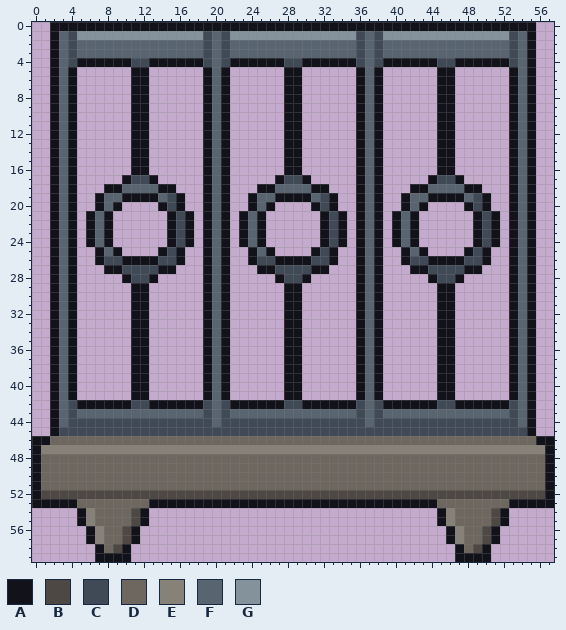
Two states of a pixel-art file, art/source/dt_roofs/town_balcony56.aseprite. This is how it looked before the edit.
58x60 pixels, 1 frame.
Palette (. is transparent): A #12121a  B #4d4844  C #404a56  D #6e675f  E #878278  F #586470  G #84929c
Pixels before (only the part around the change), first column x 0:
 6 ..AFA......AA......AFA......AA......AFA......AA......AFA..
 7 ..AFA......AA......AFA......AA......AFA......AA......AFA..
 8 ..AFA......AA......AFA......AA......AFA......AA......AFA..
 9 ..AFA......AA......AFA......AA......AFA......AA......AFA..
10 ..AFA......AA......AFA......AA......AFA......AA......AFA..
11 ..AFA......AA......AFA......AA......AFA......AA......AFA..
12 ..AFA......AA......AFA......AA......AFA......AA......AFA..
13 ..AFA......AA......AFA......AA......AFA......AA......AFA..
14 ..AFA......AA......AFA......AA......AFA......AA......AFA..
15 ..AFA......AA......AFA......AA......AFA......AA......AFA..
16 ..AFA......AA......AFA......AA......AFA......AA......AFA..
17 ..AFA.....ACCA.....AFA.....ACCA.....AFA.....ACCA.....AFA..
18 ..AFA...AAFFFFAA...AFA...AAFFFFAA...AFA...AAFFFFAA...AFA..
19 ..AFA..AFFAAAAFCA..AFA..AFFAAAAFCA..AFA..AFFAAAAFCA..AFA..
20 ..AFA..AFA....ACA..AFA..AFA....ACA..AFA..AFA....ACA..AFA..
21 ..AFA.AFA......ACA.AFA.AFA......ACA.AFA.AFA......ACA.AFA..
22 ..AFA.AFA......ACA.AFA.AFA......ACA.AFA.AFA......ACA.AFA..
23 ..AFA.AFA......ACA.AFA.AFA......ACA.AFA.AFA......ACA.AFA..
24 ..AFA.AFA......ACA.AFA.AFA......ACA.AFA.AFA......ACA.AFA..
25 ..AFA..AFA....ACA..AFA..AFA....ACA..AFA..AFA....ACA..AFA..
26 ..AFA..ACCAAAACCA..AFA..ACCAAAACCA..AFA..ACCAAAACCA..AFA..
27 ..AFA...AACCCCAA...AFA...AACCCCAA...AFA...AACCCCAA...AFA..
28 ..AFA.....ACCA.....AFA.....ACCA.....AFA.....ACCA.....AFA..
29 ..AFA......AA......AFA......AA......AFA......AA......AFA..
30 ..AFA......AA......AFA......AA......AFA......AA......AFA..
31 ..AFA......AA......AFA......AA......AFA......AA......AFA..
32 ..AFA......AA......AFA......AA......AFA......AA......AFA..
33 ..AFA......AA......AFA......AA......AFA......AA......AFA..
34 ..AFA......AA......AFA......AA......AFA......AA......AFA..
35 ..AFA......AA......AFA......AA......AFA......AA......AFA..
36 ..AFA......AA......AFA......AA......AFA......AA......AFA..
37 ..AFA......AA......AFA......AA......AFA......AA......AFA..
38 ..AFA......AA......AFA......AA......AFA......AA......AFA..
39 ..AFA......AA......AFA......AA......AFA......AA......AFA..
40 ..AFA......AA......AFA......AA......AFA......AA......AFA..
41 ..AFA......AA......AFA......AA......AFA......AA......AFA..
42 ..AFCAAAAAACCAAAAAACFCAAAAAACCAAAAAACFCAAAAAACCAAAAAACFA..
43 ..AFCFFFFFFFFFFFFFFCFCFFFFFFFFFFFFFFCFCFFFFFFFFFFFFFFCFA..
44 ..AFCCCCCCCCCCCCCCCCFCCCCCCCCCCCCCCCCFCCCCCCCCCCCCCCCCFA..
45 ..ACCCCCCCCCCCCCCCCCCCCCCCCCCCCCCCCCCCCCCCCCCCCCCCCCCCCA..
46 AADDDDDDDDDDDDDDDDDDDDDDDDDDDDDDDDDDDDDDDDDDDDDDDDDDDDDDAA
47 AEEEEEEEEEEEEEEEEEEEEEEEEEEEEEEEEEEEEEEEEEEEEEEEEEEEEEEEEA
48 ADDDDDDDDDDDDDDDDDDDDDDDDDDDDDDDDDDDDDDDDDDDDDDDDDDDDDDDDA
49 ADDDDDDDDDDDDDDDDDDDDDDDDDDDDDDDDDDDDDDDDDDDDDDDDDDDDDDDDA
50 ADDDDDDDDDDDDDDDDDDDDDDDDDDDDDDDDDDDDDDDDDDDDDDDDDDDDDDDDA
51 ADDDDDDDDDDDDDDDDDDDDDDDDDDDDDDDDDDDDDDDDDDDDDDDDDDDDDDDDA
52 ABBBBBBBBBBBBBBBBBBBBBBBBBBBBBBBBBBBBBBBBBBBBBBBBBBBBBBBBA
53 AAAAADDDDDDDDAAAAAAAAAAAAAAAAAAAAAAAAAAAAAAAADDDDDDDDAAAAA
54 .....AEDDDDBA................................AEDDDDBA.....
55 .....AEDDDDBA................................AEDDDDBA.....
56 ......AEDDBA..................................AEDDBA......
57 ......AEDDBA..................................AEDDBA......
58 .......ADBA....................................ADBA.......
Once edited:
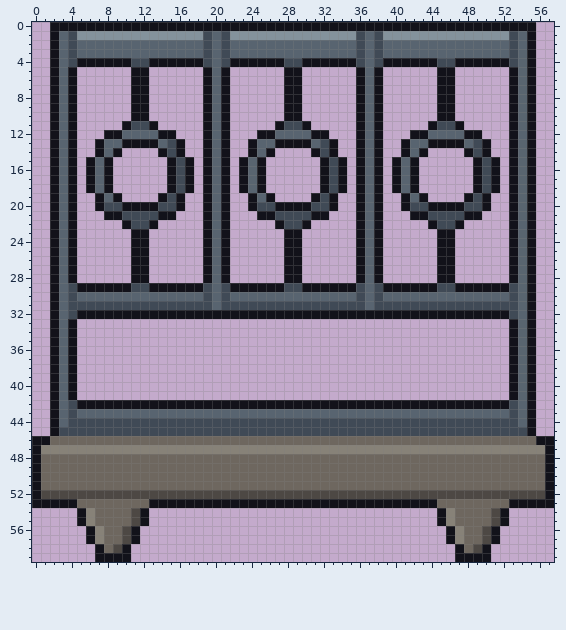
Edits made:
Changed rows in their new state; - is an unchanged pixel.
first column x 4:
11 ------ACCA-------------ACCA-------------ACCA------
12 ----AAFFFFAA---------AAFFFFAA---------AAFFFFAA----
13 ---AFFA--AFCA-------AFFA--AFCA-------AFFA--AFCA---
14 ---AFA-..-ACA-------AFA-..-ACA-------AFA-..-ACA---
15 --AFA--..--ACA-----AFA--..--ACA-----AFA--..--ACA--
16 --AFA--..--ACA-----AFA--..--ACA-----AFA--..--ACA--
17 --AFA-....-ACA-----AFA-....-ACA-----AFA-....-ACA--
18 --AF-......-CA-----AF-......-CA-----AF-......-CA--
19 -----A....A-----------A....A-----------A....A-----
20 ----CCAAAAC----------CCAAAAC----------CCAAAAC-----
21 --..-ACCCCA-..-----..-ACCCCA-..-----..-ACCCCA-..--
22 --...-ACCA-...-----...-ACCA-...-----...-ACCA-...--
23 --...--AA--...-----...--AA--...-----...--AA--...--
24 --...--AA--...-----...--AA--...-----...--AA--...--
25 ---...-AA-...-------...-AA-...-------...-AA-...---
26 ---....--....-------....--....-------....--....---
27 ----...AA...---------...AA...---------...AA...----
28 ------.AA.-------------.AA.-------------.AA.------
29 CAAAAAACCAAAAAAC-CAAAAAACCAAAAAAC-CAAAAAACCAAAAAAC
30 CFFFFFFFFFFFFFFC-CFFFFFFFFFFFFFFC-CFFFFFFFFFFFFFFC
31 CCCCCCCCCCCCCCCC-CCCCCCCCCCCCCCCC-CCCCCCCCCCCCCCCC
32 CAAAAAA--AAAAAA-A-AAAAAA--AAAAAA-A-AAAAAA--AAAAAAC
33 -------..------...------..------...------..-------
34 -------..------...------..------...------..-------
35 -------..------...------..------...------..-------
36 -------..------...------..------...------..-------
37 -------..------...------..------...------..-------
38 -------..------...------..------...------..-------
39 -------..------...------..------...------..-------
40 -------..------...------..------...------..-------
41 -------..------...------..------...------..-------
42 -------AA------AAA------AA------AAA------AA-------
43 ---------------F-F--------------F-F---------------
44 ----------------C----------------C----------------
Where, in picture pixels (left, top, right, bottom), the same in both pictures:
changed: (68, 121, 518, 427)
